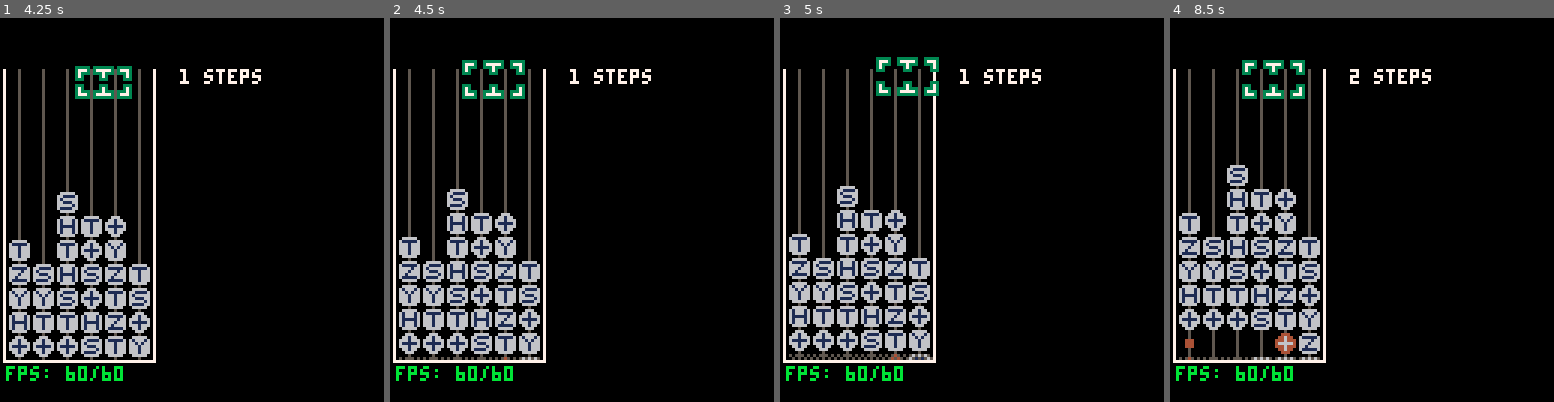
Above: before the commit, frames 1-4 (left to right).
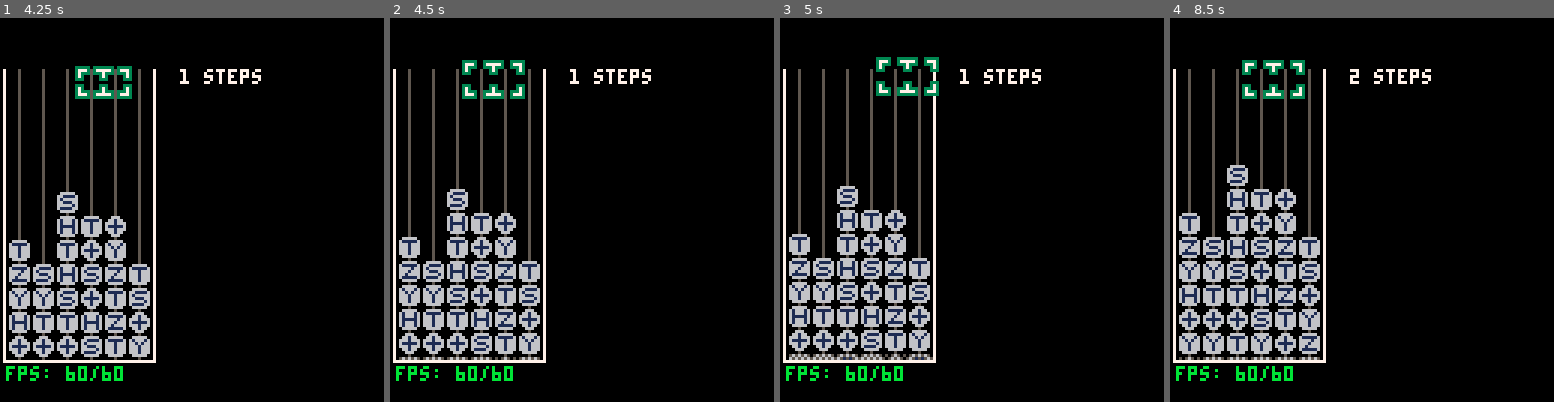
Above: after the commit, the same moments.

Repository: qniapp/quantattack
Game: PICO-8 cartridge qitaev.p8
The game is run twice, just before and just after one commit, with the same random seed, the same clock (stepped at 60 frames per second) and the same inputs.
Inputs:
- Up to frame 1 (4.25 s): tap X (X key) at 0.33, 1.07, 1.85, 2.97, 4.08 s; tap O (Z key) at 0.7, 1.7, 2.1, 2.5, 2.9, 3.3, 3.7, 4.1 s; hold Right 1.6-2.1 s; hold Up 2.15-2.42 s; hold Right 2.47-3.03 s; hold Left 3.08-3.58 s; hold Down 3.63-3.97 s; hold Right from 4.02 s (still down)
- Up to frame 2 (4.5 s): keep holding Right
- Up to frame 3 (5 s): tap O (Z key) at 4.5, 4.9 s; release Right at 4.68 s; hold Up from 4.73 s (still down)
- Up to frame 4 (8.5 s): release Up at 5.03 s; hold Left 5.08-5.68 s; tap X (X key) at 5.2, 6.32, 7.43 s; tap O (Z key) every 0.4 s from 5.3 to 8.1 s; hold Down 5.73-6.03 s; hold Right 6.08-6.58 s; hold Right 6.63-7.13 s; hold Up 7.18-7.45 s; hold Right 7.5-8.07 s; hold Left from 8.12 s (still down)

Frame 1 is identical in both runs. In frame 2, less than 0.1% of the frame differs, in the area x 3-31%, y 88-90%; in frame 3, 0.2%; in frame 4, 1.4%, in the area x 2-33%, y 82-90%.

Commit message:
難易度が少しずつ上がるようにする

Diff:
--- a/board.lua
+++ b/board.lua
@@ -628,7 +628,7 @@
         end
 
         -- maybe add cnot
-        if rnd(1) < board.cnot_probability then
+        if rnd(1) < player:cnot_probability() then
           local cnot_c_x = flr(rnd(self.cols)) + 1
           local cnot_x_x = nil
           repeat
--- a/game.lua
+++ b/game.lua
@@ -1,5 +1,8 @@
 player = {
   ["steps"] = 0,
+  cnot_probability = function(self)
+    return self.steps / 50 + 0.3
+  end,
 }
 
 game = {
Not shown, changed: index.js
